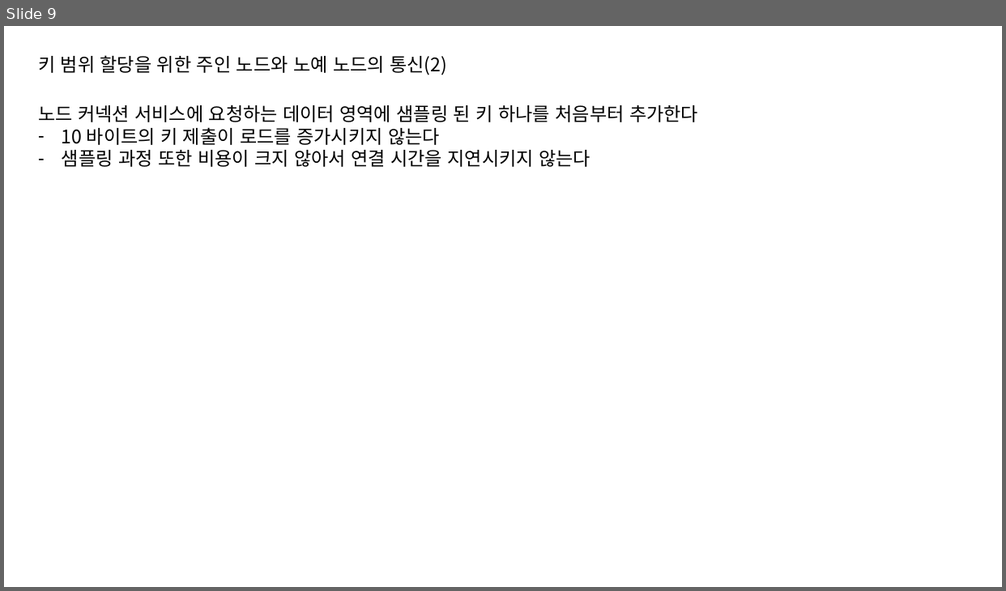
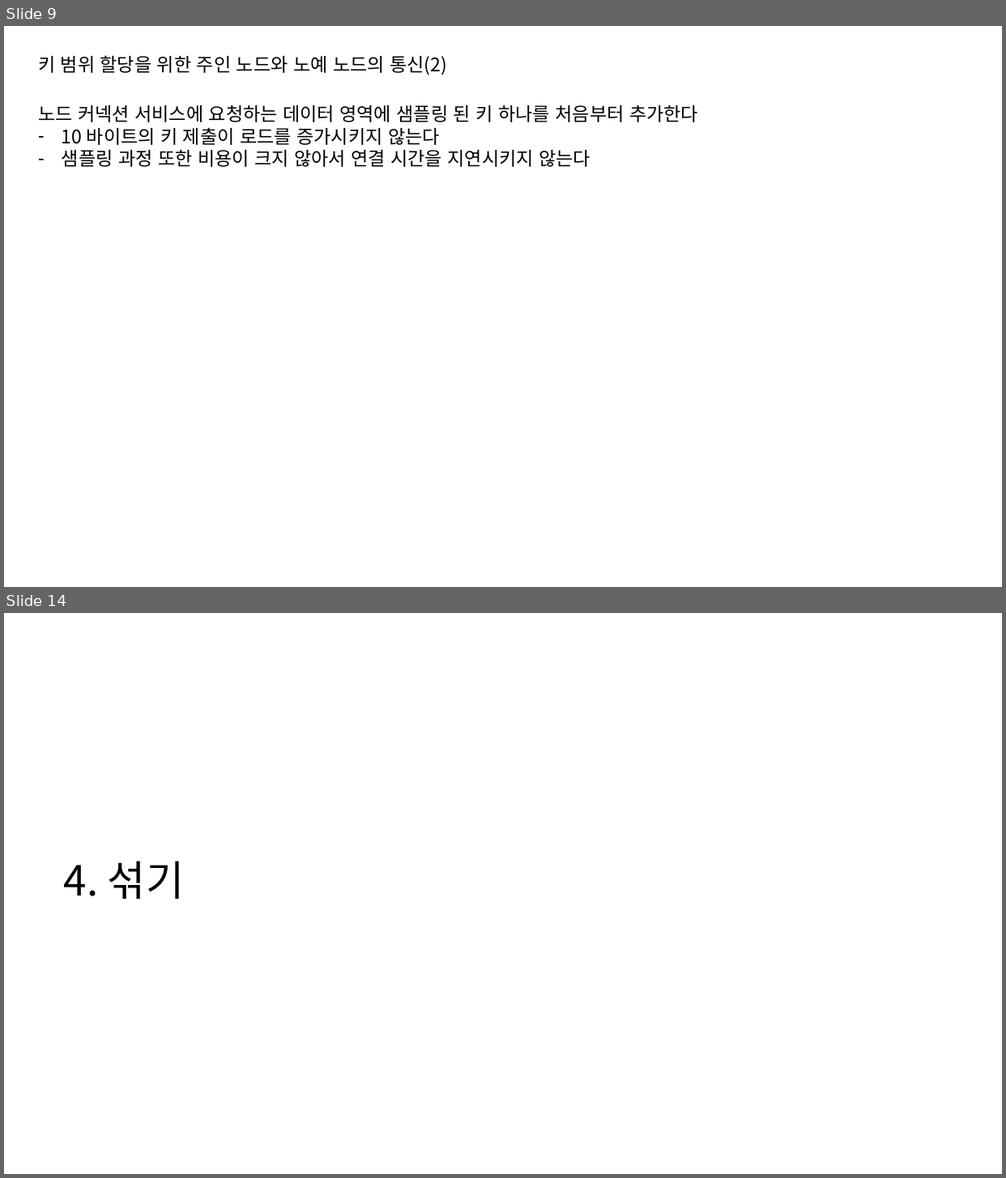
Before and after one commit to HoOngEe/cs434-doc, a slide deck: Design.pptx. Shown one above the other, each under a label of ours: slide 9 before the commit, slides 9 and 14 after it; the slides between them are not shown. The pictures are 1006x591 and 1006x1178 pixels, drawn with LibreOffice and Linux fonts; fonts in the diff are those of the drawing. Boxes give left, top, right and bottom in pixels: in the first picture for what was removed or moved away, otherwise in the second. Text is boxed around its words. In the diff, an @@ line names an element or a change of style, - is before the commit and + after.

```diff
--- a/Design.pptx
+++ b/Design.pptx
@@ slide 14 added at (x1=4, y1=613, x2=1002, y2=1174), background #FFFFFF @@
@@ text added at (x1=64, y1=861, x2=184, y2=899), 40 pt, text #000000 @@
+4. 섞기
```
Also in this commit, not shown: 1 slide changed, 9 other slides added.
